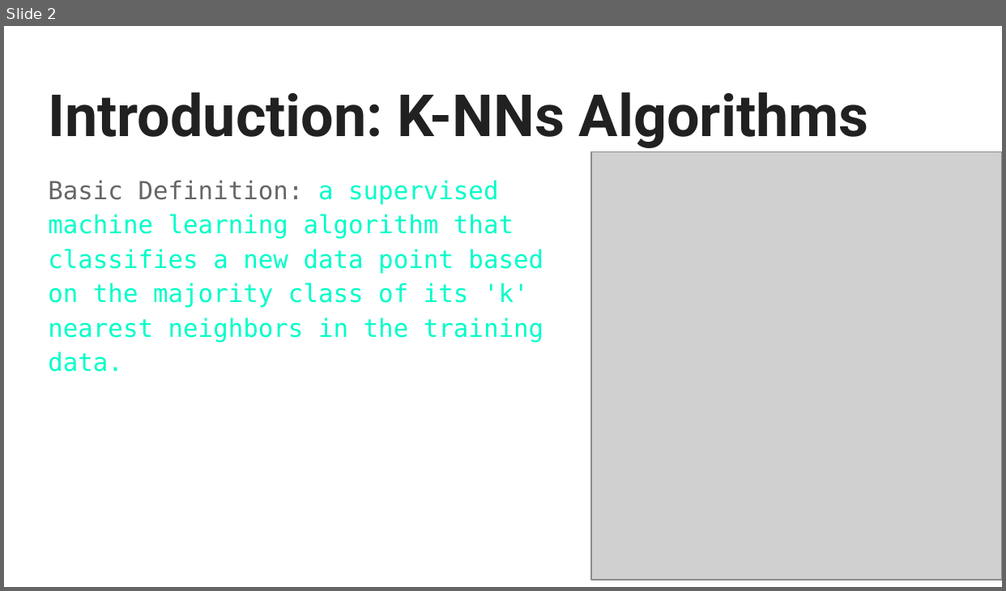
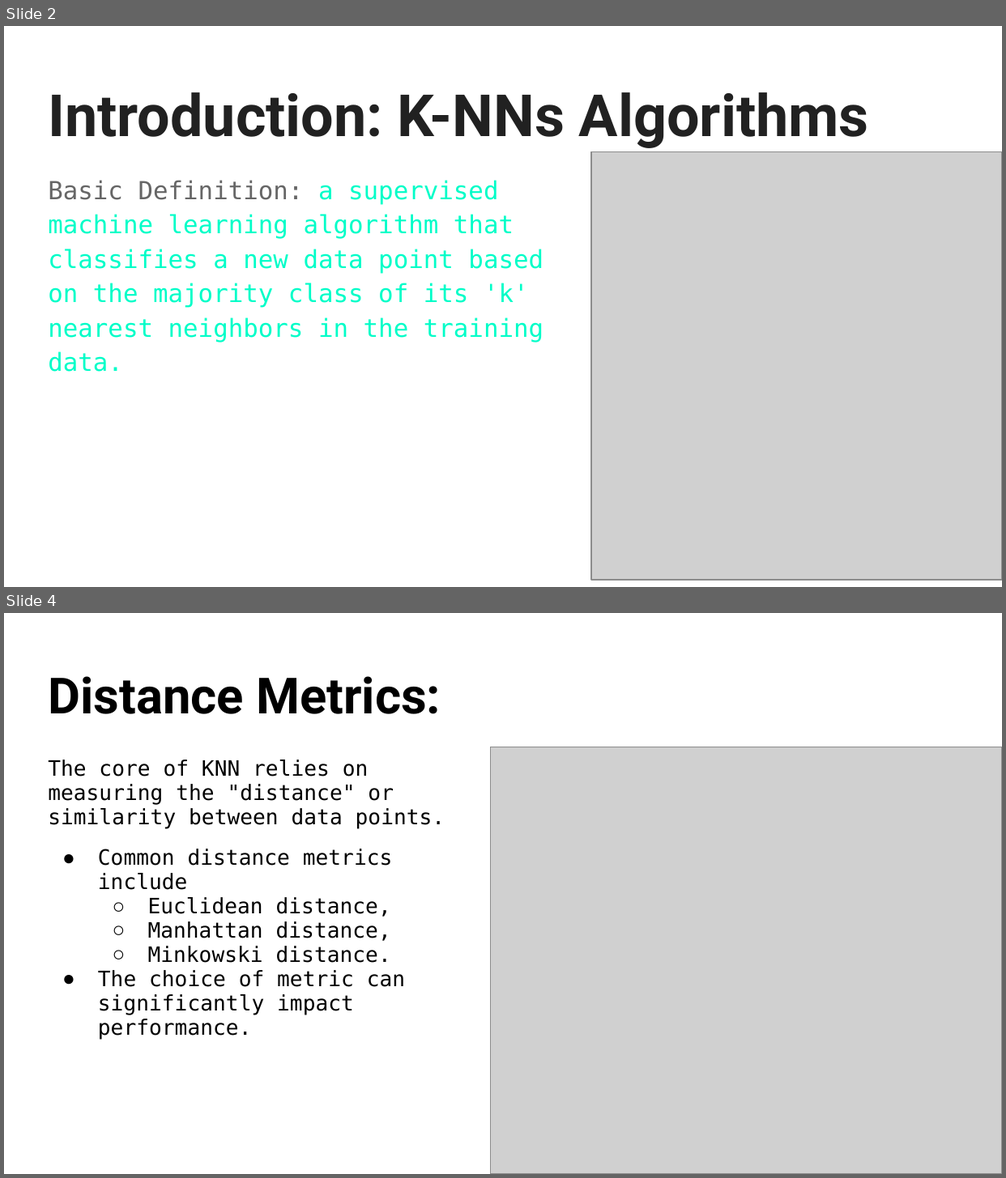
Before and after one commit to TrentNation/Data-Mining-Project-UG14, a slide deck: k-Nearest Neighbors (k-NN) Classification _ Regression.pptx. Shown one above the other, each under a label of ours: slide 2 before the commit, slides 2 and 4 after it; the slides between them are not shown. The pictures are 1006x591 and 1006x1178 pixels, drawn with LibreOffice and Linux fonts; fonts in the diff are those of the drawing; grey boxes stand for pictures. Boxes give left, top, right and bottom in pixels: in the first picture for what was removed or moved away, otherwise in the second. Text is boxed around its words. In the diff, an @@ line names an element or a change of style, - is before the commit and + after.

```diff
--- a/k-Nearest Neighbors (k-NN) Classification _ Regression.pptx
+++ b/k-Nearest Neighbors (k-NN) Classification _ Regression.pptx
@@ slide 4 added at (x1=4, y1=613, x2=1002, y2=1174), background #FFFFFF @@
@@ title added at (x1=48, y1=676, x2=441, y2=714), 36 pt, text #000000, bold @@
+Distance Metrics:
@@ picture added at (x1=491, y1=747, x2=1002, y2=1174) @@
@@ text added at (x1=48, y1=760, x2=445, y2=1039), 15.3 pt, text #000000 @@
+The core of KNN relies on measuring the "distance" or similarity between data points.
+● Common distance metrics include
+  ○ Euclidean distance,
+  ○ Manhattan distance,
+  ○ Minkowski distance.
+● The choice of metric can significantly impact performance.
```
Also in this commit, not shown: 5 slides changed, 8 other slides added, 2 slides removed.
